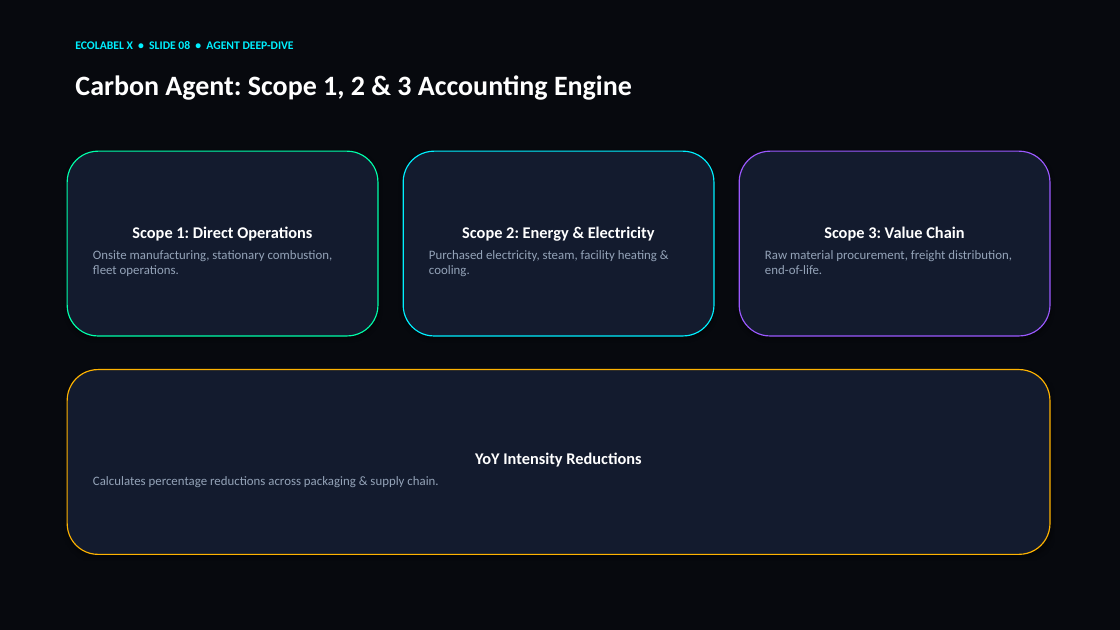
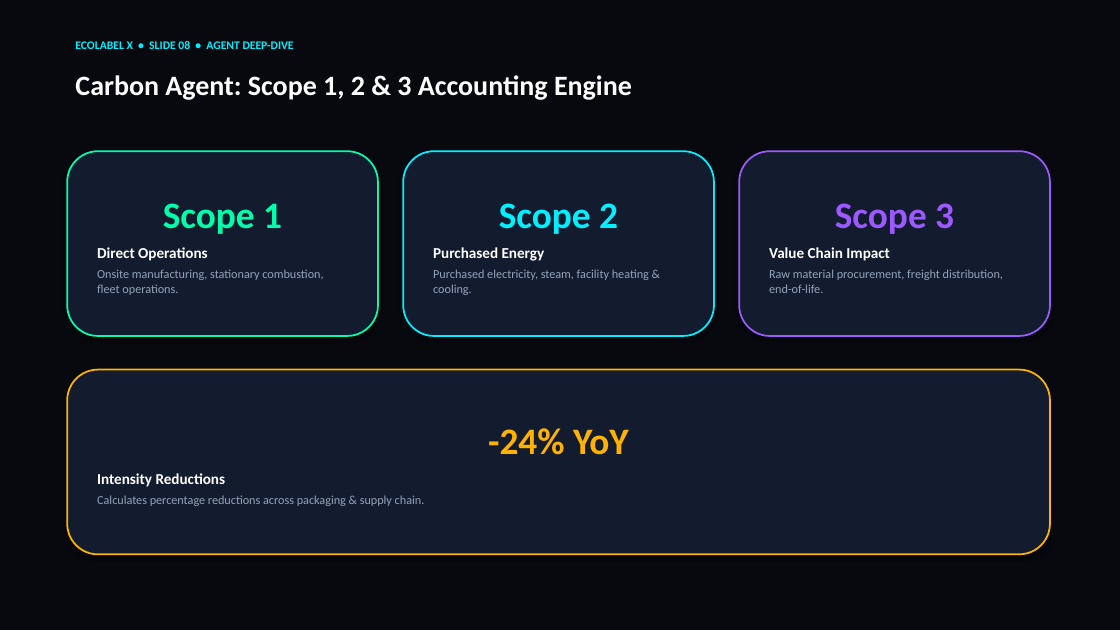
Before and after one commit to mohamedidhris777/eco-label, a slide deck: slide 8 of EcoLabel_X_Hackathon_Presentation.pptx. Drawn at 1120x630 pixels with LibreOffice and Linux fonts; fonts in the diff are those of the drawing. Boxes give left, top, right and bottom in pixels: in the first picture for what was removed or moved away, otherwise in the second. Text is boxed around its words. In the diff, an @@ line names an element or a change of style, - is before the commit and + after.

```diff
--- a/EcoLabel_X_Hackathon_Presentation.pptx
+++ b/EcoLabel_X_Hackathon_Presentation.pptx
@@ rounded rectangle "Scope 1" at [67, 151, 378, 336]: outline #00FFAA 1 pt to #00FFAA 1.5 pt @@
@@ rounded rectangle "Scope 2" at [403, 151, 714, 336]: outline #00F0FF 1 pt to #00F0FF 1.5 pt @@
@@ rounded rectangle "Scope 3" at [739, 151, 1050, 336]: outline #9B59FF 1 pt to #9B59FF 1.5 pt @@
@@ text in rounded rectangle at [97, 203, 282, 261]: text changed; size 14 to 13 pt @@
-Scope 1: Direct Operations
+Scope 1
+Direct Operations
@@ text in rounded rectangle at [433, 203, 618, 261]: text changed; size 14 to 13 pt @@
-Scope 2: Energy & Electricity
+Scope 2
+Purchased Energy
@@ text in rounded rectangle at [769, 203, 954, 261]: text changed; size 14 to 13 pt @@
-Scope 3: Value Chain
+Scope 3
+Value Chain Impact
@@ text in rounded rectangle at [97, 269, 323, 295]: size 11 to 10.5 pt in "Onsite manufacturing, stationary combustion, fleet operation ..." @@
@@ text in rounded rectangle at [433, 269, 649, 295]: size 11 to 10.5 pt in "Purchased electricity, steam, facility heating & cooling." @@
@@ text in rounded rectangle at [769, 269, 1003, 293]: size 11 to 10.5 pt in "Raw material procurement, freight distribution, end-of-life." @@
@@ rounded rectangle "-24% YoY" at [67, 370, 1050, 555]: outline #FFB300 1 pt to #FFB300 1.5 pt @@
@@ text in rounded rectangle at [97, 428, 629, 487]: text changed; size 14 to 13 pt @@
-YoY Intensity Reductions
+-24% YoY
+Intensity Reductions
@@ text in rounded rectangle at [97, 495, 425, 506]: size 11 to 10.5 pt in "Calculates percentage reductions across packaging & supply ..." @@
```
Also in this commit, not shown: 24 other slides changed, 2 other files.
